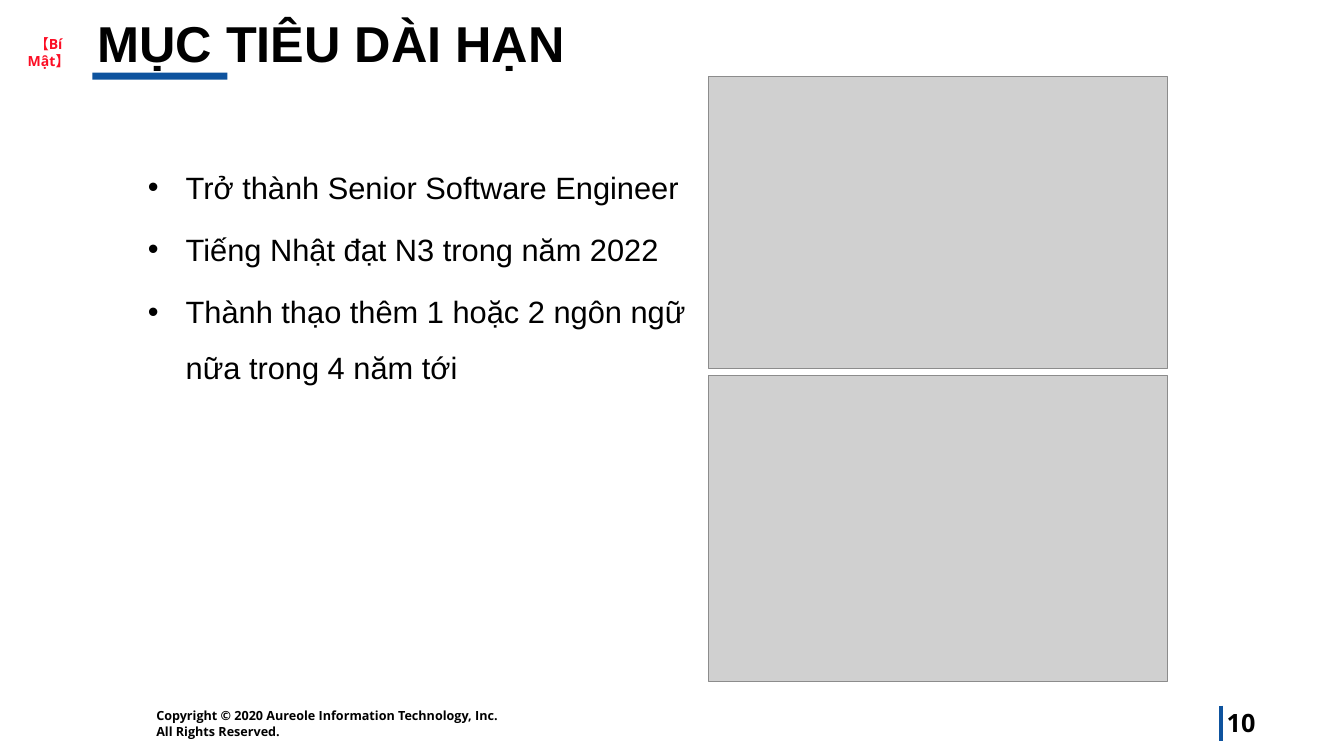
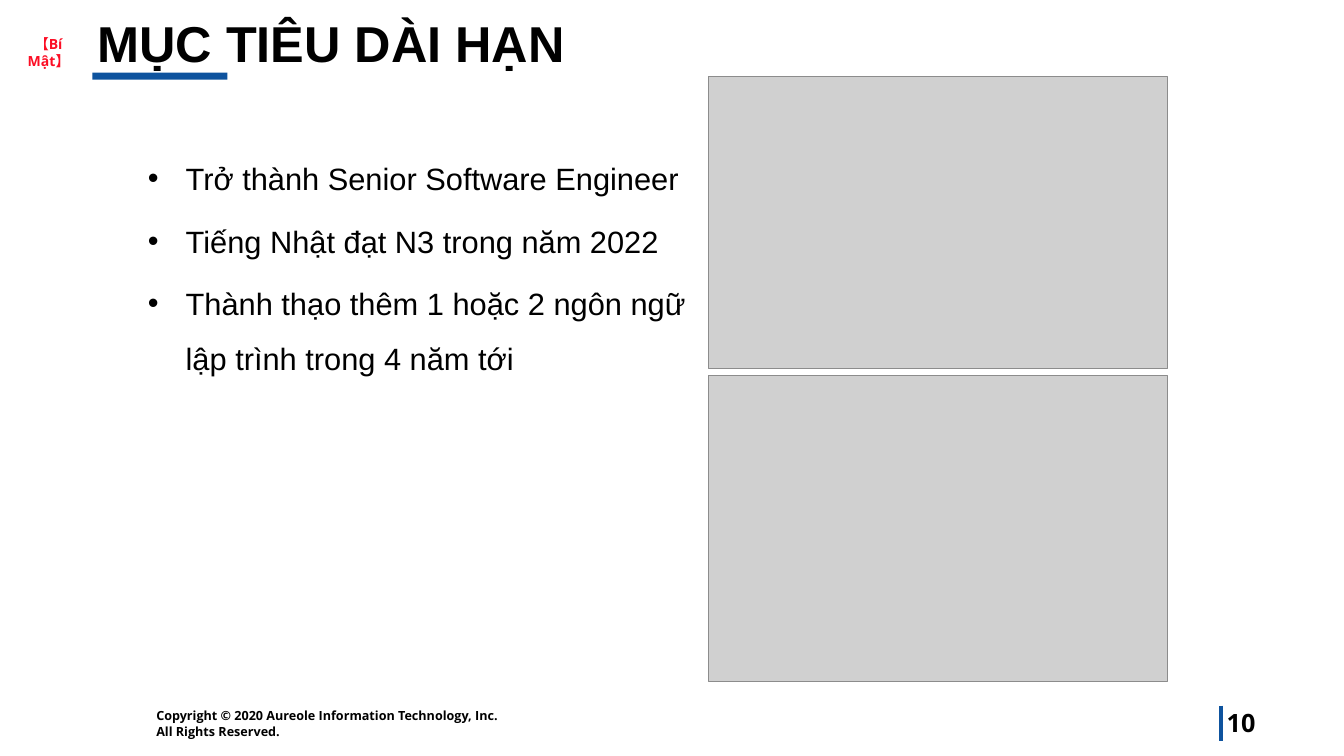
Before and after one commit to cuongdtvt/BOD1, a slide deck: slide 10 of PR-K03/cuongttc.pptx. Drawn at 1344x756 pixels with LibreOffice and Linux fonts; fonts in the diff are those of the drawing; grey boxes stand for pictures; background and template pictures are left out. Boxes give left, top, right and bottom in pixels: in the first picture for what was removed or moved away, otherwise in the second. Text is boxed around its words. In the diff, an @@ line names an element or a change of style, - is before the commit and + after.

```diff
--- a/PR-K03/cuongttc.pptx
+++ b/PR-K03/cuongttc.pptx
@@ text at bbox=[186, 292, 686, 376]: text changed @@
-  • Thành thạo thêm 1 hoặc 2 ngôn ngữ nữa trong 4 năm tới
+  • Thành thạo thêm 1 hoặc 2 ngôn ngữ lập trình trong 4 năm tới
```
Also in this commit, not shown: 1 other slide changed, 11 other files.
